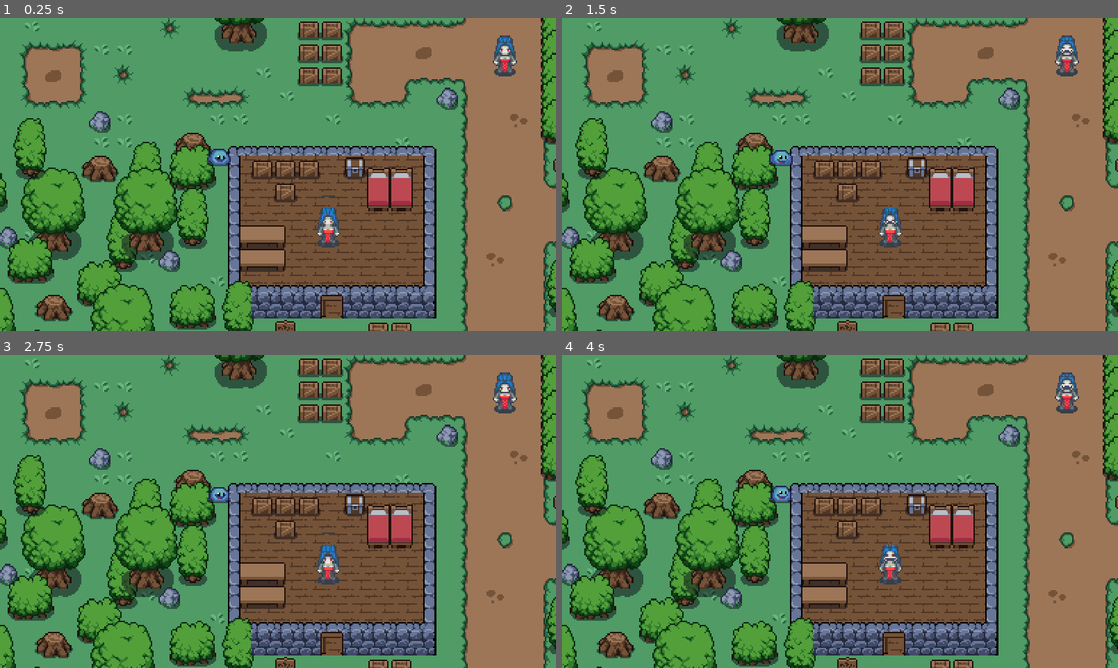
Above: before the commit, frames 1-4 (two rows, left to right).
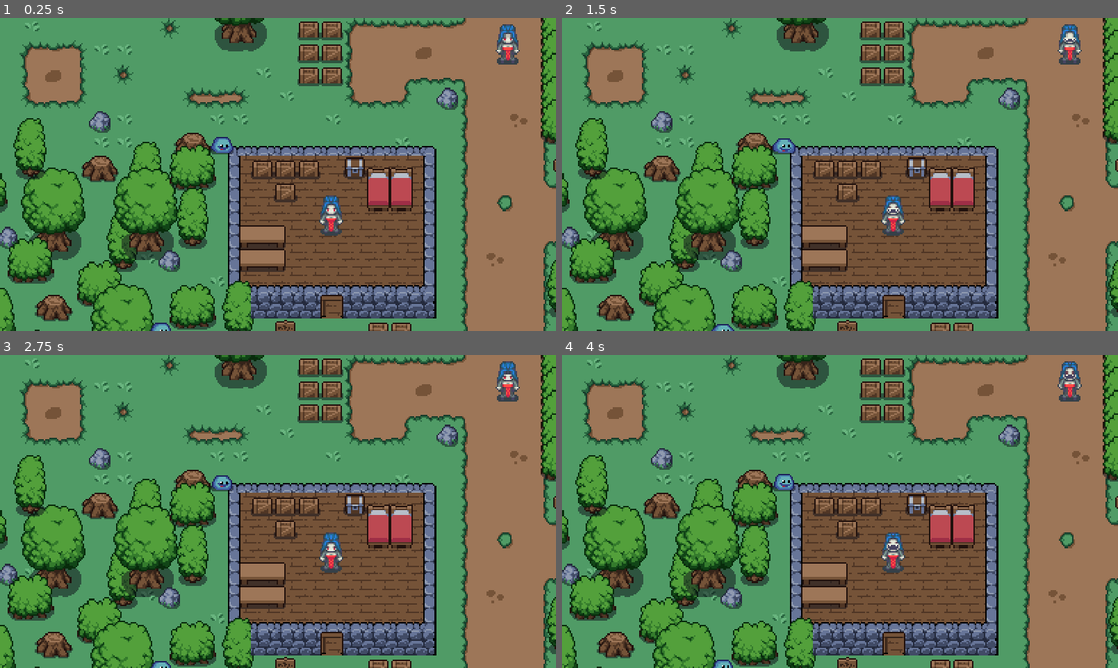
Above: after the commit, the same moments.

Repository: Ardaza/Broken-Bonds
Game: Godot game, scene res://Scene/cliff_side.tscn
The game is run twice, just before and just after one commit, with the same random seed, the same clock (stepped at 60 frames per second) and the same inputs. This scene is started directly instead of the project's main scene. Sound files missing from this copy of the repository are replaced by a short silence.
Inputs:
- Up to frame 1 (0.25 s): no input
- Up to frame 2 (1.5 s): hold Right (ui_right) 0.53-1.28 s; tap E (attack) at 0.6, 1.35 s; hold Down (ui_down) from 1.28 s (still down)
- Up to frame 3 (2.75 s): release Down (ui_down) at 2.03 s; hold Right (ui_right) from 2.03 s (still down); tap E (attack) at 2.1 s
- Up to frame 4 (4 s): release Right (ui_right) at 2.78 s; hold Up (ui_up) 2.78-3.53 s; tap E (attack) at 2.85, 3.6 s; hold Left (ui_left) from 3.53 s (still down)

The runs differ from the first frame. In frame 1, 1.5% of the frame differs, in the area x 27-94%, y 2-100%; in frame 2, 1.5%; in frame 3, 1.5%; in frame 4, 1.5%.

Commit message:
Map Adjustment
Cliff side update

Diff:
--- a/Scene/cliff_side.tscn
+++ b/Scene/cliff_side.tscn
@@ -57,119 +57,122 @@
 position = Vector2(19, 556)
 
 [node name="Karakter Enemies" type="Node2D" parent="."]
+position = Vector2(-29, -351)
 
 [node name="Vampire_Female" parent="Karakter Enemies" instance=ExtResource("1_qmj3i")]
-position = Vector2(324, 366)
+position = Vector2(355, 709)
 
 [node name="Vampire_Female2" parent="Karakter Enemies" instance=ExtResource("1_qmj3i")]
-position = Vector2(198, 239)
+position = Vector2(229, 582)
 
 [node name="Vampire_Female3" parent="Karakter Enemies" instance=ExtResource("1_qmj3i")]
-position = Vector2(44, 78)
+position = Vector2(75, 421)
 
 [node name="Vampire_Female4" parent="Karakter Enemies" instance=ExtResource("1_qmj3i")]
-position = Vector2(131, 567)
+position = Vector2(162, 910)
 
 [node name="Vampire_Female5" parent="Karakter Enemies" instance=ExtResource("1_qmj3i")]
-position = Vector2(805, 97)
+position = Vector2(836, 440)
 
 [node name="Vampire_Female6" parent="Karakter Enemies" instance=ExtResource("1_qmj3i")]
-position = Vector2(523, 117)
+position = Vector2(554, 460)
 
 [node name="Vampire_Female7" parent="Karakter Enemies" instance=ExtResource("1_qmj3i")]
-position = Vector2(320, 121)
+position = Vector2(351, 464)
 
 [node name="Vampire_Female8" parent="Karakter Enemies" instance=ExtResource("1_qmj3i")]
-position = Vector2(138, -200)
+position = Vector2(169, 143)
 
 [node name="Vampire_Female9" parent="Karakter Enemies" instance=ExtResource("1_qmj3i")]
-position = Vector2(199, -250)
+position = Vector2(230, 93)
 
 [node name="Vampire_Female10" parent="Karakter Enemies" instance=ExtResource("1_qmj3i")]
-position = Vector2(278, -264)
+position = Vector2(309, 79)
 
 [node name="Vampire_Female11" parent="Karakter Enemies" instance=ExtResource("1_qmj3i")]
-position = Vector2(365, -223)
+position = Vector2(396, 120)
 
 [node name="Vampire_Female12" parent="Karakter Enemies" instance=ExtResource("1_qmj3i")]
-position = Vector2(702, -92)
+position = Vector2(733, 251)
 
 [node name="Enemy_Slime" parent="Karakter Enemies" instance=ExtResource("5_c3rgu")]
-position = Vector2(122, 181)
+position = Vector2(153, 524)
 
 [node name="Enemy_Slime2" parent="Karakter Enemies" instance=ExtResource("5_c3rgu")]
-position = Vector2(412, 124)
+position = Vector2(443, 467)
 
 [node name="Enemy_Slime3" parent="Karakter Enemies" instance=ExtResource("5_c3rgu")]
-position = Vector2(63, 396)
+position = Vector2(94, 739)
 
 [node name="Enemy_Slime4" parent="Karakter Enemies" instance=ExtResource("5_c3rgu")]
-position = Vector2(80, 309)
+position = Vector2(111, 652)
 
 [node name="Enemy_Slime5" parent="Karakter Enemies" instance=ExtResource("5_c3rgu")]
-position = Vector2(254, 505)
+position = Vector2(285, 848)
 
 [node name="Enemy_Slime6" parent="Karakter Enemies" instance=ExtResource("5_c3rgu")]
-position = Vector2(173, 593)
+position = Vector2(204, 936)
 
 [node name="Enemy_Slime7" parent="Karakter Enemies" instance=ExtResource("5_c3rgu")]
-position = Vector2(428, 527)
+position = Vector2(459, 870)
 
 [node name="Enemy_Slime8" parent="Karakter Enemies" instance=ExtResource("5_c3rgu")]
-position = Vector2(384, 190)
+position = Vector2(415, 533)
 
 [node name="Enemy_Slime9" parent="Karakter Enemies" instance=ExtResource("5_c3rgu")]
-position = Vector2(804, 161)
+position = Vector2(835, 504)
 
 [node name="Enemy_Slime10" parent="Karakter Enemies" instance=ExtResource("5_c3rgu")]
-position = Vector2(842, 24)
+position = Vector2(873, 367)
 
 [node name="Enemy_Slime11" parent="Karakter Enemies" instance=ExtResource("5_c3rgu")]
-position = Vector2(205, 40)
+position = Vector2(236, 383)
 
 [node name="Enemy_Slime12" parent="Karakter Enemies" instance=ExtResource("5_c3rgu")]
-position = Vector2(49, 22)
+position = Vector2(80, 365)
 
 [node name="Enemy_Slime13" parent="Karakter Enemies" instance=ExtResource("5_c3rgu")]
-position = Vector2(-11, 50)
+position = Vector2(20, 393)
 
 [node name="Enemy_Slime14" parent="Karakter Enemies" instance=ExtResource("5_c3rgu")]
-position = Vector2(671, 225)
+position = Vector2(702, 568)
 
 [node name="Enemy_Slime15" parent="Karakter Enemies" instance=ExtResource("5_c3rgu")]
-position = Vector2(350, -323)
+position = Vector2(381, 20)
 
 [node name="Enemy_Slime16" parent="Karakter Enemies" instance=ExtResource("5_c3rgu")]
-position = Vector2(241, -87)
+position = Vector2(272, 256)
 
 [node name="Enemy_Slime17" parent="Karakter Enemies" instance=ExtResource("5_c3rgu")]
-position = Vector2(95, -308)
+position = Vector2(126, 35)
 
 [node name="Enemy_Slime18" parent="Karakter Enemies" instance=ExtResource("5_c3rgu")]
-position = Vector2(4, -249)
+position = Vector2(35, 94)
 
 [node name="Enemy_Slime19" parent="Karakter Enemies" instance=ExtResource("5_c3rgu")]
-position = Vector2(39, -162)
+position = Vector2(70, 181)
 
 [node name="Karakter NPC" type="Node2D" parent="."]
+position = Vector2(-29, -351)
 
 [node name="Anak_Kecil" parent="Karakter NPC" instance=ExtResource("6_e4itx")]
-position = Vector2(227, 460)
+position = Vector2(249, 814)
 
 [node name="Orang_Tua" parent="Karakter NPC" instance=ExtResource("7_cs0af")]
-position = Vector2(209, 456)
+position = Vector2(231, 810)
 
 [node name="Anak_Kecil_Cewe" parent="Karakter NPC" instance=ExtResource("8_mvn5w")]
-position = Vector2(222, 449)
+position = Vector2(244, 803)
 
 [node name="Dwarf_King" parent="Karakter NPC" instance=ExtResource("9_m6mbj")]
-position = Vector2(366, -113)
+position = Vector2(388, 241)
 
 [node name="Area2D" type="Area2D" parent="."]
+position = Vector2(-29, -351)
 script = ExtResource("5_klgy8")
 
 [node name="CollisionShape2D" type="CollisionShape2D" parent="Area2D"]
-position = Vector2(-19, 553)
+position = Vector2(11, 904)
 shape = SubResource("RectangleShape2D_cah0v")
 
 [connection signal="body_entered" from="Area2D" to="." method="_on_area_2d_body_entered"]
